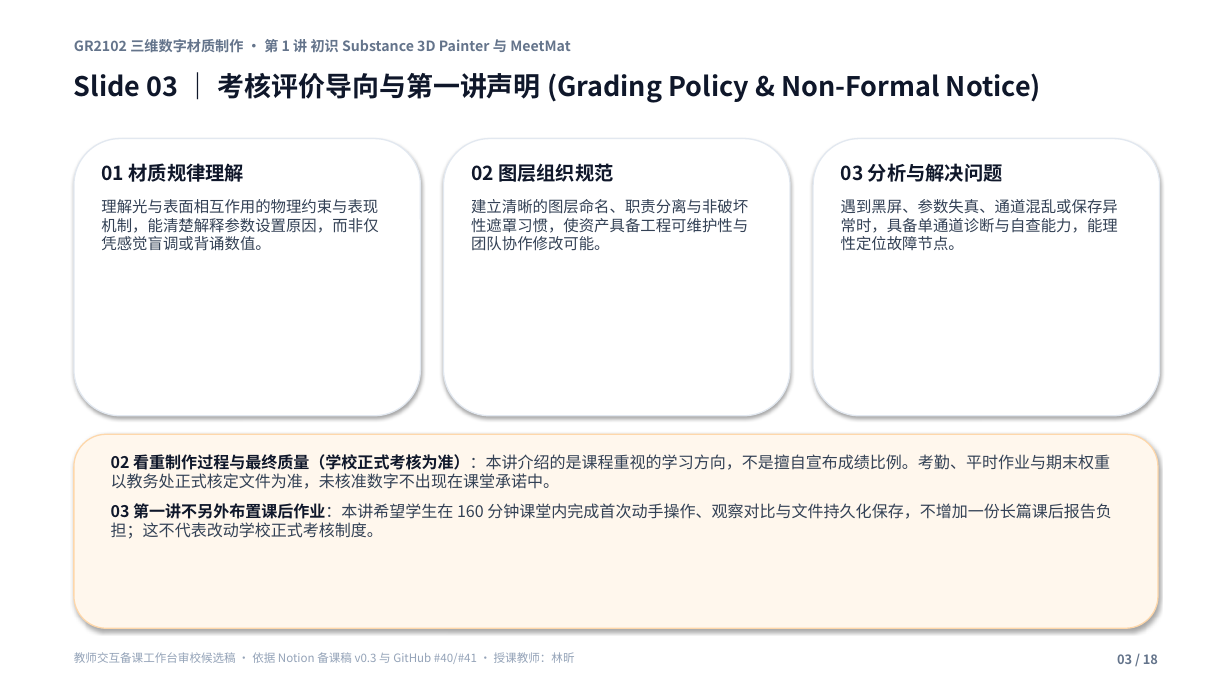
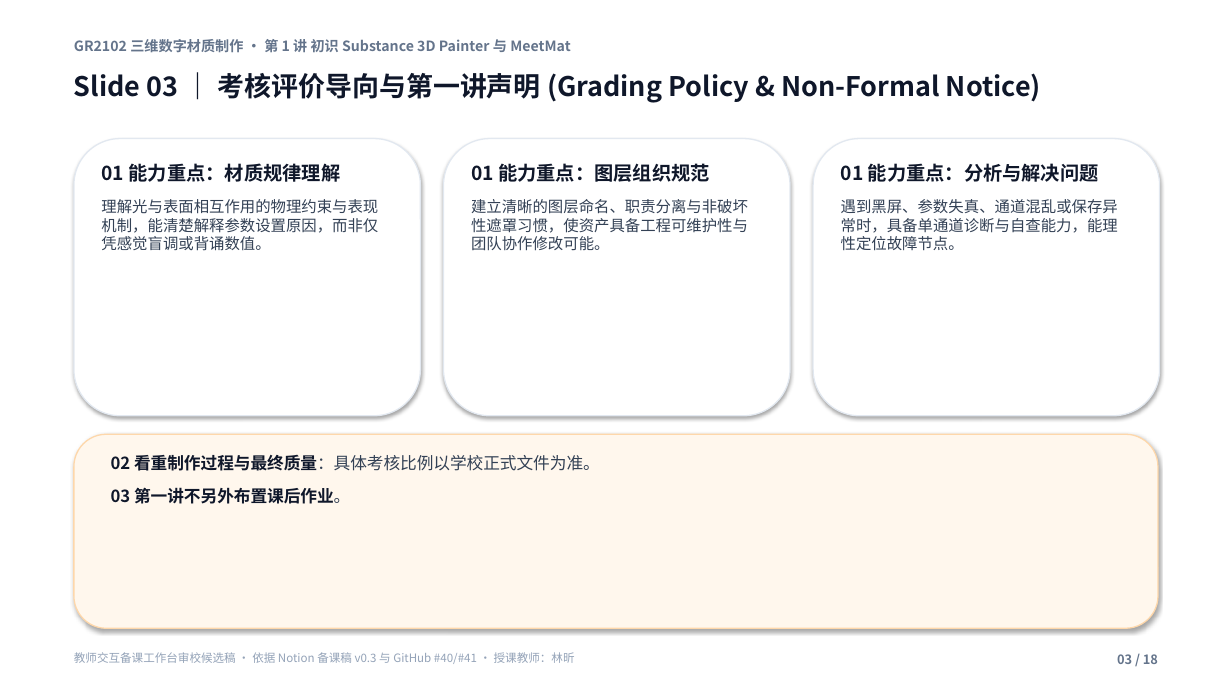
Before and after one commit to carllx/corso-pbr-materials, a slide deck: slide 3 of W1_MeetMat_18slides_teacher_review.pptx. Drawn at 1232x693 pixels with LibreOffice and Linux fonts; fonts in the diff are those of the drawing. Boxes give left, top, right and bottom in pixels: in the first picture for what was removed or moved away, otherwise in the second. Text is boxed around its words. In the diff, an @@ line names an element or a change of style, - is before the commit and + after.

```diff
--- a/W1_MeetMat_18slides_teacher_review.pptx
+++ b/W1_MeetMat_18slides_teacher_review.pptx
@@ text at [101,163,341,182]: text changed @@
-01 材质规律理解
+01 能力重点：材质规律理解
@@ text at [471,163,710,182]: text changed @@
-02 图层组织规范
+01 能力重点：图层组织规范
@@ text at [841,163,1099,182]: text changed @@
-03 分析与解决问题
+01 能力重点：分析与解决问题
@@ text at [111,455,600,504]: text changed; size 12.5 to 13 pt; text colour #334155 to #0F172A; bold on @@
-02 看重制作过程与最终质量（学校正式考核为准）：本讲介绍的是课程重视的学习方向，不是擅自宣布成绩比例。考勤、平时作业与期末权重以教务处正式核定文件为准，未核准数字不出现在课堂承诺中。
-03 第一讲不另外布置课后作业：本讲希望学生在 160 分钟课堂内完成首次动手操作、观察对比与文件持久化保存，不增加一份长篇课后报告负担；这不代表改动学校正式考核制度。
+02 看重制作过程与最终质量：具体考核比例以学校正式文件为准。
+03 第一讲不另外布置课后作业。
```
Also in this commit, not shown: 17 other slides changed, 5 other files.
